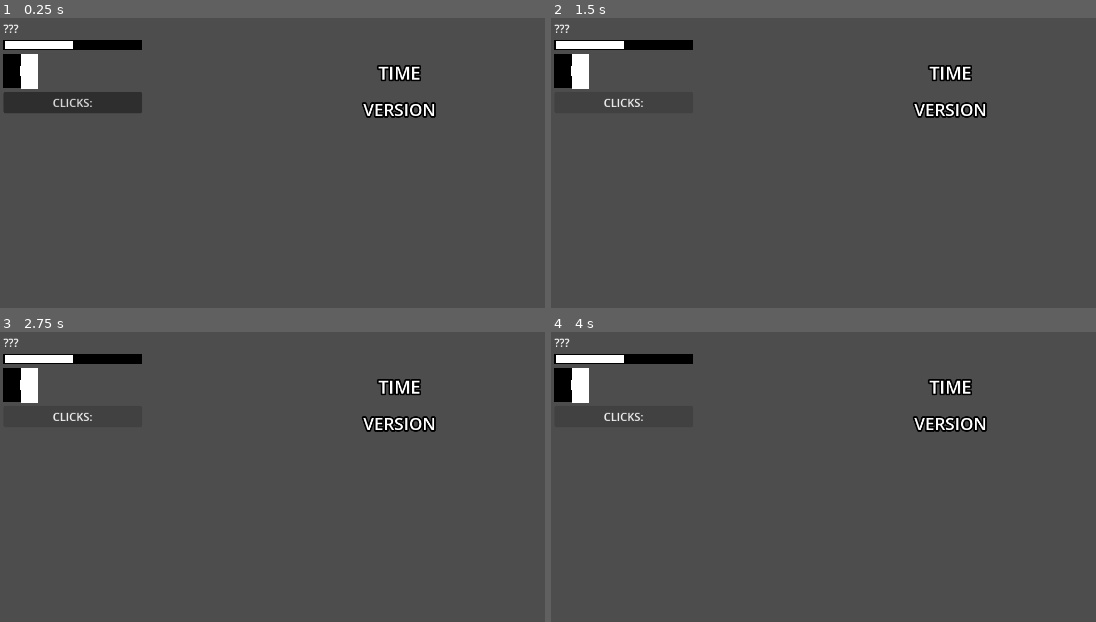
Above: before the commit, frames 1-4 (two rows, left to right).
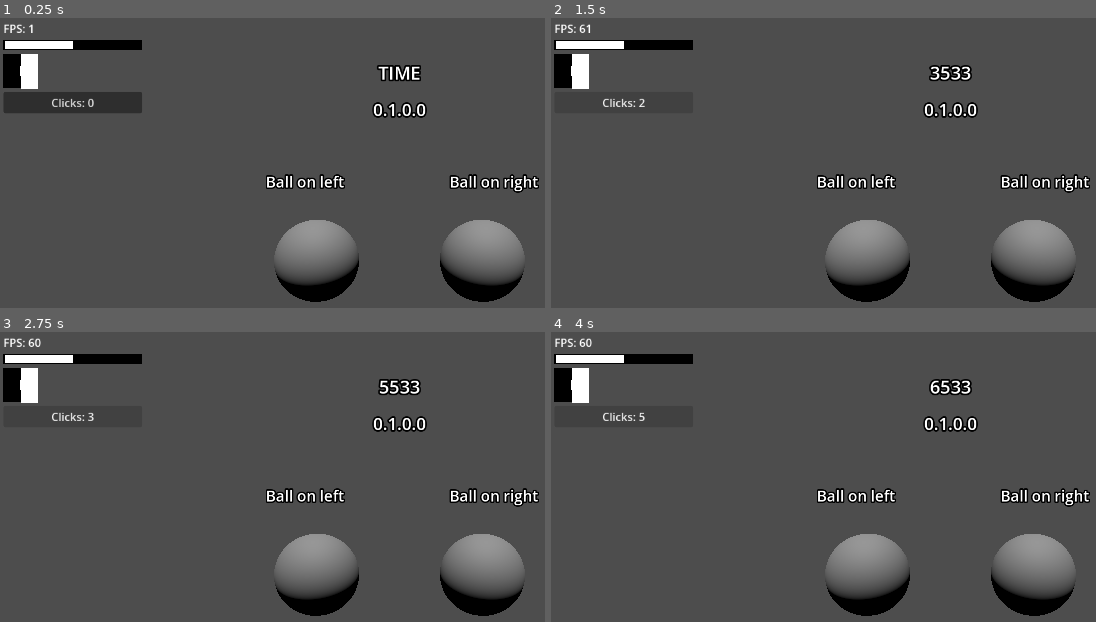
Above: after the commit, the same moments.

Repository: azuresu/glaze
Game: Godot game, scene res://scenes/main.tscn
Same seed, same stepped clock (60 frames per second), same inputs: the game is played once before the commit and once after it.
Inputs:
- Up to frame 1 (0.25 s): no input
- Up to frame 2 (1.5 s): click "CLICKS:" (after the commit: "Clicks: 0") at 0.5 s; click "CLICKS:" (after the commit: "Clicks: 1") at 1.25 s
- Up to frame 3 (2.75 s): click "CLICKS:" (after the commit: "Clicks: 2") at 2 s
- Up to frame 4 (4 s): click "CLICKS:" (after the commit: "Clicks: 3") at 2.75 s; click "CLICKS:" (after the commit: "Clicks: 4") at 3.5 s

The runs differ from the first frame. In frame 1, 7.1% of the frame differs, in the area x 0-99%, y 2-98%; in frame 2, 7.4%; in frame 3, 7.4%; in frame 4, 7.5%.
Error before the commit: Parse Error: Cannot call non-static function "load_from_file()" on the class "Version" directly. Make an instance instead. (res://scenes/main.gd:12)

Commit message:
improve search everywhere result UI

Diff:
--- a/scenes/main.gd
+++ b/scenes/main.gd
@@ -4,15 +4,16 @@
 	get: return "FPS: %d" % Engine.get_frames_per_second()
 
 var version: String:
-	get: return _version.as_string()
+	get: return _version.format()
 
 var click_text: String:
 	get: return "Clicks: %s" % _clicks
 
-var _version:= Version.load_from_file("res://version.json")
+var _version:= Version.new()
 var _clicks:= 0
 
 func _ready() -> void:
+	_version.load_from_file("res://version.json")
 	Glaze.new_scene("ball", self)
 	Glaze.new_scene("ball2", self)
 
Not shown, changed: addons/glaze/editor/search_everywhere.gd
Not shown, changed: addons/glaze/editor/search_everywhere.tscn
Not shown, added: addons/glaze/editor/search_everywhere_item.gd
Not shown, added: addons/glaze/editor/search_everywhere_item.gd.uid
Not shown, added: addons/glaze/editor/search_everywhere_item.tscn
